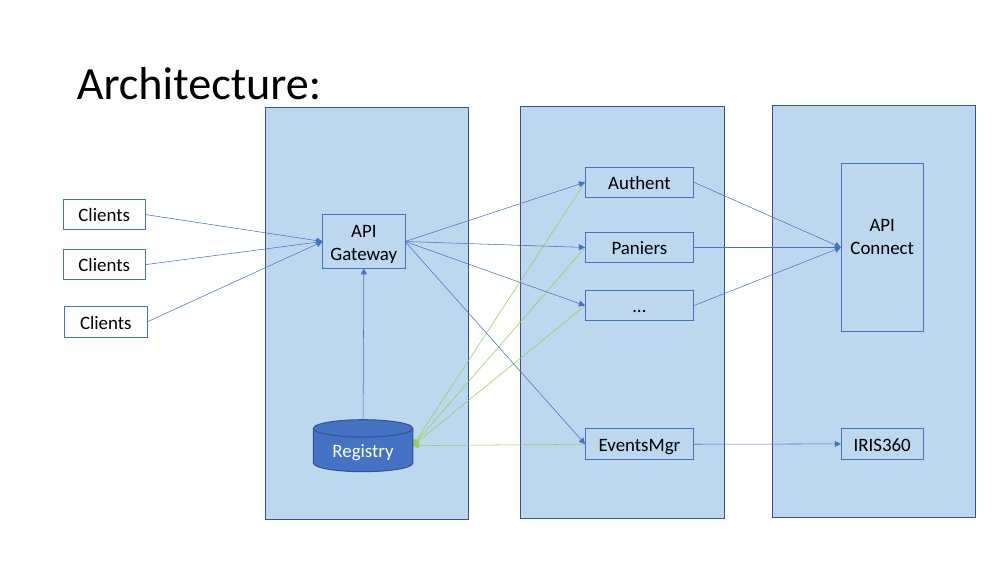
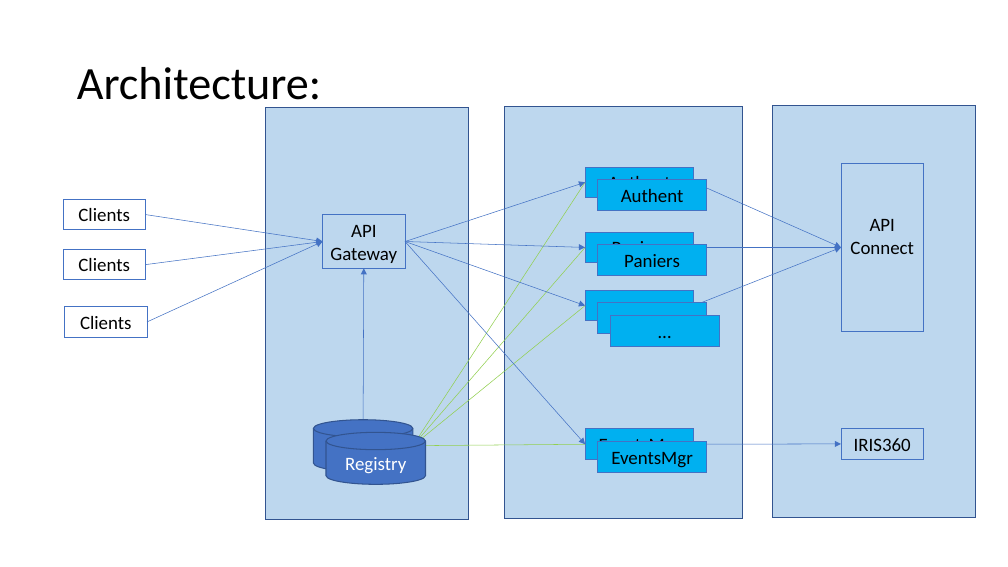
Before and after one commit to apulcino/MSAFO, a slide deck: slide 9 of maquette.pptx. Drawn at 1008x567 pixels with LibreOffice and Linux fonts; fonts in the diff are those of the drawing. Boxes give left, top, right and bottom in pixels: in the first picture for what was removed or moved away, otherwise in the second. Text is boxed around its words. In the diff, an @@ line names an element or a change of style, - is before the commit and + after.

```diff
--- a/maquette.pptx
+++ b/maquette.pptx
@@ rectangle: place and size @@
-rectangle at <box>521,106,724,518</box>
+rectangle at <box>504,106,743,518</box>
@@ rectangle added at <box>598,180,707,210</box>, fill #00B0F0, outline #4472C4 0.75 pt, 18 pt, text #000000 @@
+Authent
@@ rectangle added at <box>598,245,707,275</box>, fill #00B0F0, outline #4472C4 0.75 pt, 18 pt, text #000000 @@
+Paniers
@@ fill none to #00B0F0 in 4 elements at <box>585,429,694,459</box>, <box>585,167,694,197</box>, <box>585,232,694,262</box>, <box>585,290,694,321</box> @@
@@ rectangle added at <box>598,303,707,333</box>, fill #00B0F0, outline #4472C4 0.75 pt, 18 pt, text #000000 @@
+…
@@ rectangle added at <box>610,315,719,346</box>, fill #00B0F0, outline #4472C4 0.75 pt, 18 pt, text #000000 @@
+…
@@ cylinder added at <box>326,433,426,485</box>, fill #4472C4, outline #325491 1 pt, 18 pt, text #FFFFFF @@
+Registry
@@ rectangle added at <box>598,442,707,472</box>, fill #00B0F0, outline #4472C4 0.75 pt, 18 pt, text #000000 @@
+EventsMgr
```
Also in this commit, not shown: 3 other slides changed, 1 other file.
